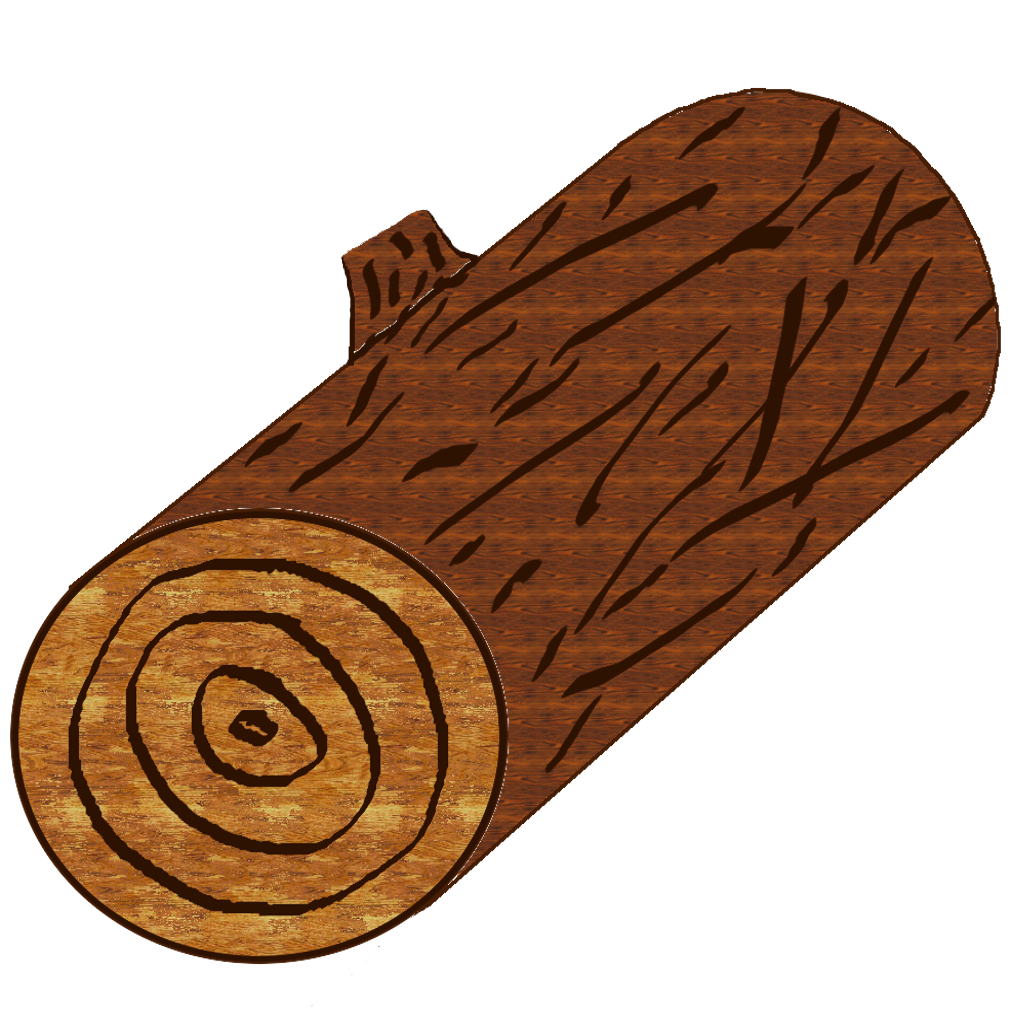
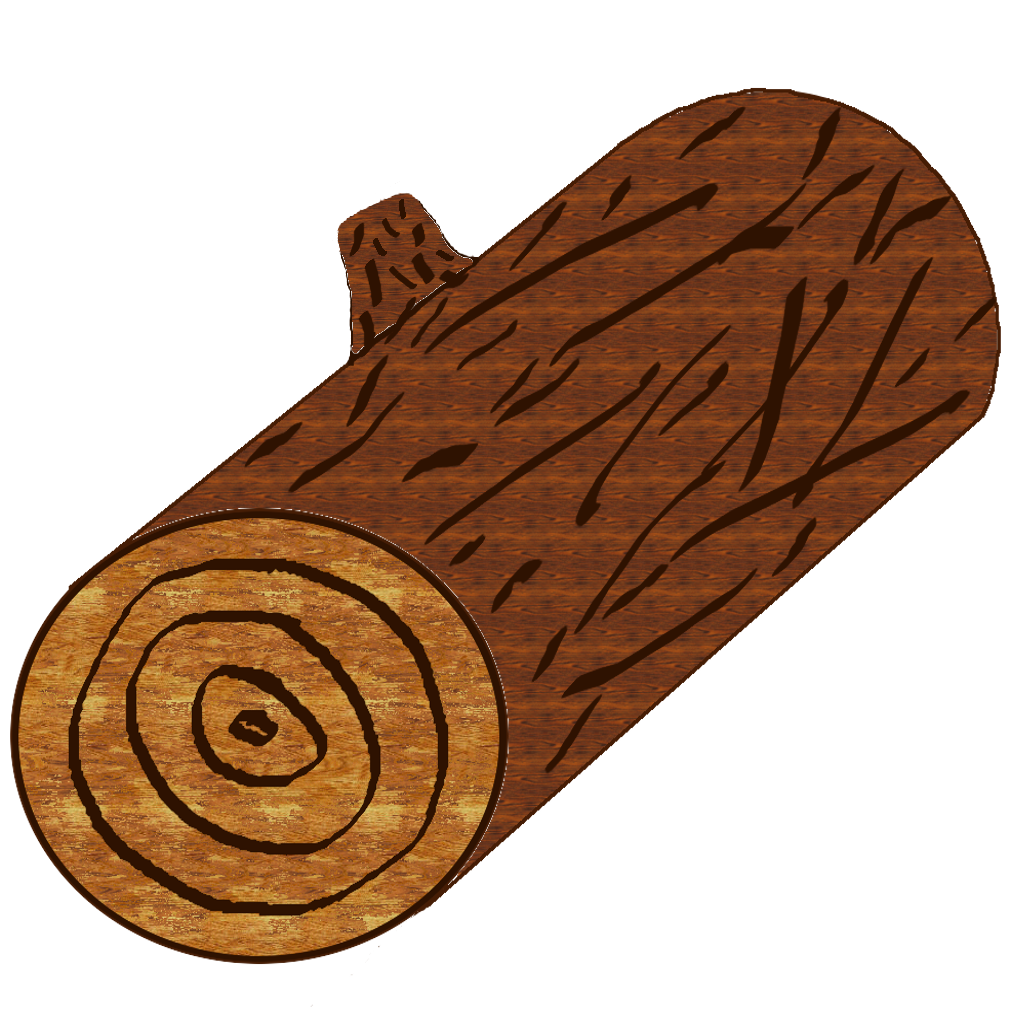
The second 1024 × 1024 image is a revision of the first. Changes to its layers:
painted on "Dark Lines" over [332, 181, 480, 361]
